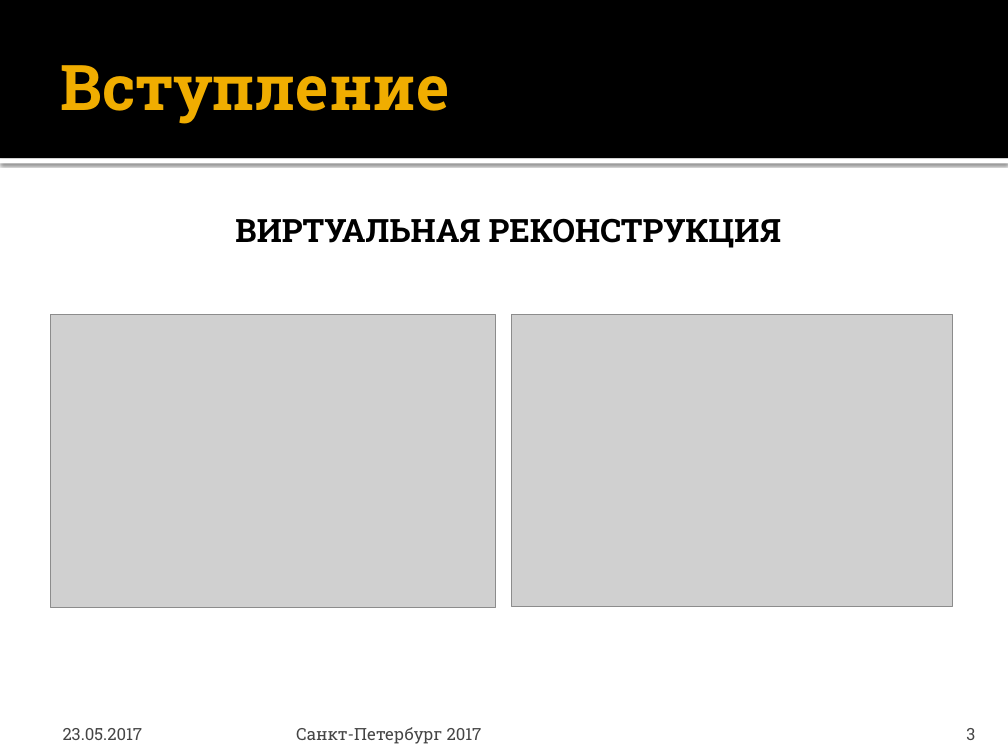
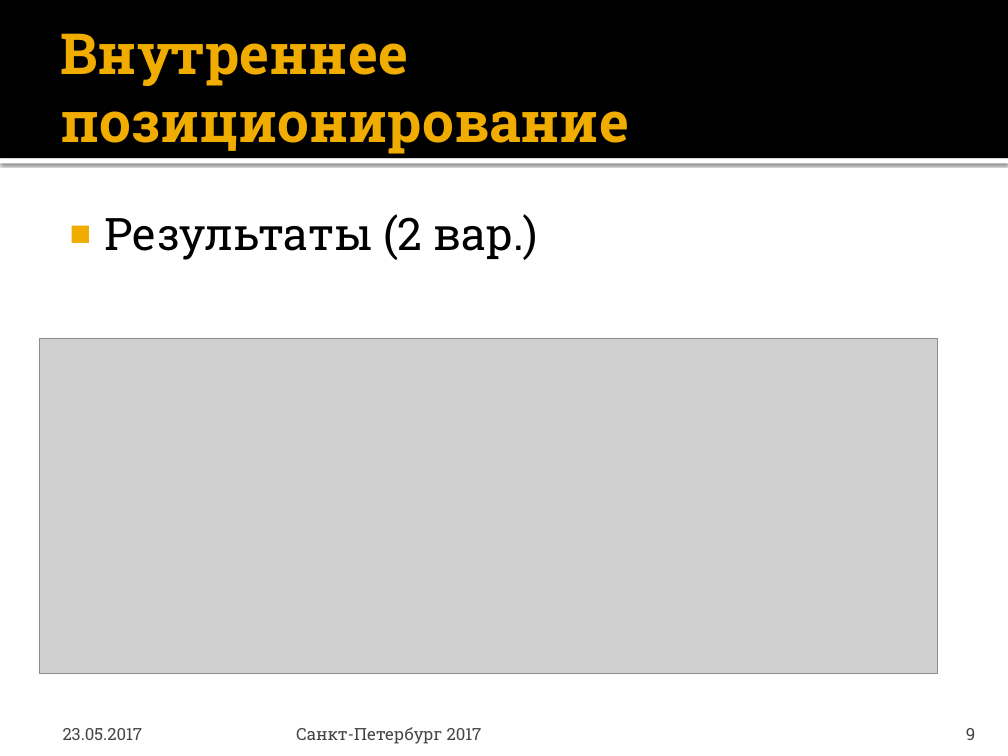
Before and after one commit to Serentiny/Unity, a slide deck: slide 9 of Внутреннее позиционирование.pptx (slide 3 before the commit). Drawn at 1008x756 pixels with LibreOffice and Linux fonts; fonts in the diff are those of the drawing; grey boxes stand for pictures. Boxes give left, top, right and bottom in pixels: in the first picture for what was removed or moved away, otherwise in the second. Text is boxed around its words. In the diff, an @@ line names an element or a change of style, - is before the commit and + after.

```diff
--- a/Внутреннее позиционирование.pptx
+++ b/Внутреннее позиционирование.pptx
@@ title at <box>60,33,629,154</box>: text changed; size 45 to 40.5 pt @@
-Вступление
+Внутреннее позиционирование
@@ text added at <box>105,214,539,260</box>, 32 pt, text #000000 @@
+■ Результаты (2 вар.)
@@ text removed at <box>235,218,781,248</box> @@
-ВИРТУАЛЬНАЯ РЕКОНСТРУКЦИЯ
@@ picture removed at <box>50,314,496,607</box> @@
@@ picture removed at <box>512,314,954,606</box> @@
@@ picture added at <box>39,339,937,674</box> @@
@@ page number at <box>966,728,975,740</box>: text changed @@
-3
+9
```
Also in this commit, not shown: 5 other slides changed, 5 slides added.
